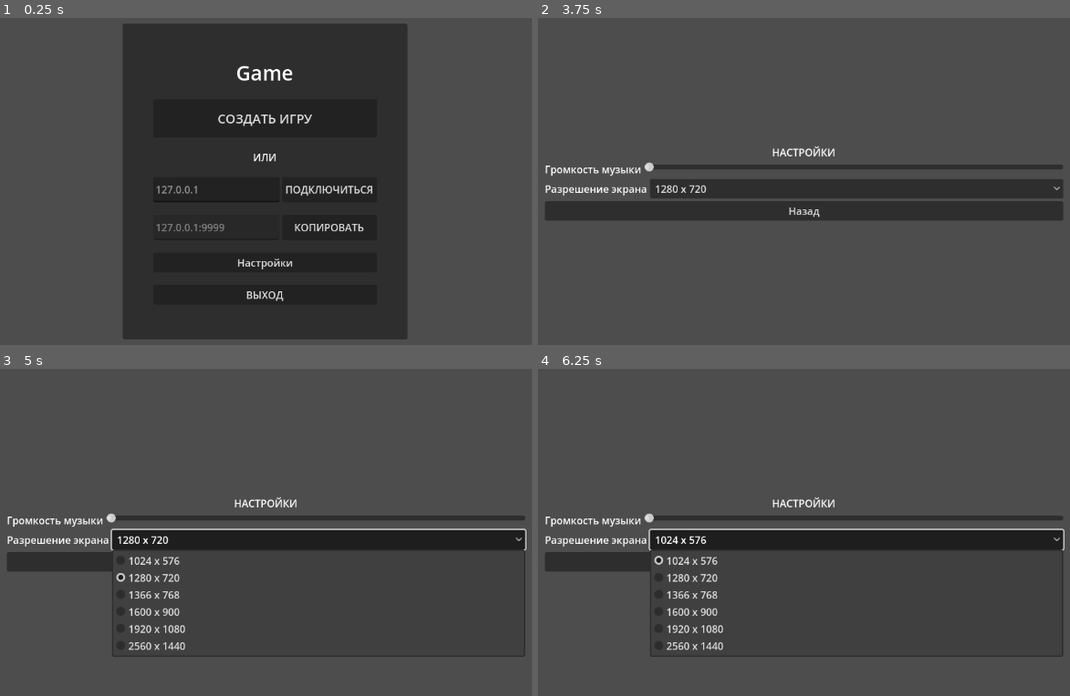
Above: before the commit, frames 1-4 (two rows, left to right).
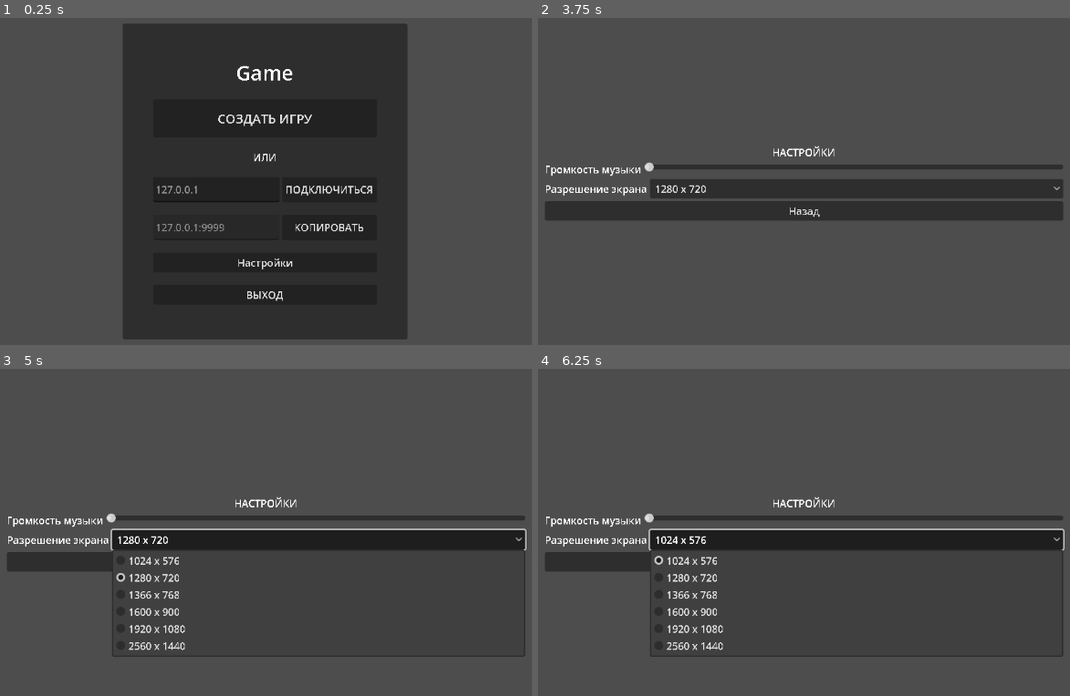
Above: after the commit, the same moments.

Repository: lenk6663/LastDep
Game: Godot game, scene res://Scenes/Main/menu/menu.tscn
Two runs of this game, one before a commit and one after it. Both use one fixed random seed, a clock stepped at 60 frames per second and the inputs below.
Inputs (mouse positions are in pixels of both pictures, inside the frame that each line leads up to):
- Up to frame 1 (0.25 s): no input
- Up to frame 2 (3.75 s): click (756, 191) at 0.52 s; type "12" at 0.6 s; click "СОЗДАТЬ ИГРУ" at 1.25 s; click "ПОДКЛЮЧИТЬСЯ" at 2 s; click "КОПИРОВАТЬ" at 2.75 s; click "Настройки" at 3.5 s
- Up to frame 3 (5 s): click "1280 x 720" at 4.25 s
- Up to frame 4 (6.25 s): click "Назад" at 5 s; click "1024 x 576" at 5.75 s

The runs differ from the first frame. In frame 1, 0.5% of the frame differs, in the area x 29-70%, y 14-87%; in frame 2, 0.4%; in frame 3, 0.6%, in the area x 1-56%, y 39-86%; in frame 4, 0.6%.

Commit message:
Шрифт

Diff:
--- a/lastdep/project.godot
+++ b/lastdep/project.godot
@@ -19,6 +19,11 @@
 
 NetworkingManager="*res://Scenes/Main/NetworkingManager.gd"
 BackgroundMusic="*res://Scenes/Main/background_music.gd"
+
+[gui]
+
+theme/default_font_antialiasing=0
+theme/custom_font="uid://bpcwr1rfamd22"
 
 [input]
 
